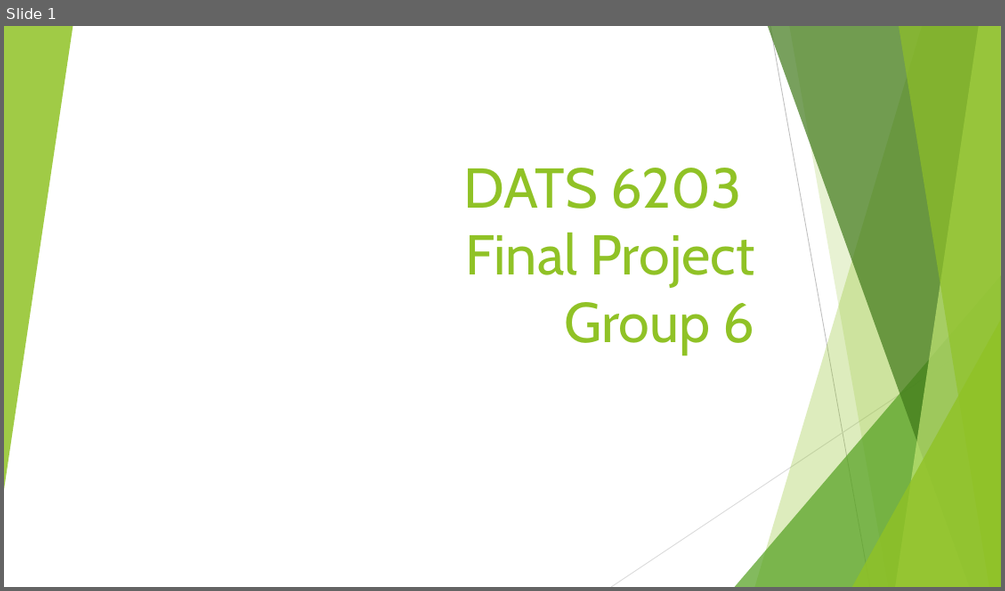
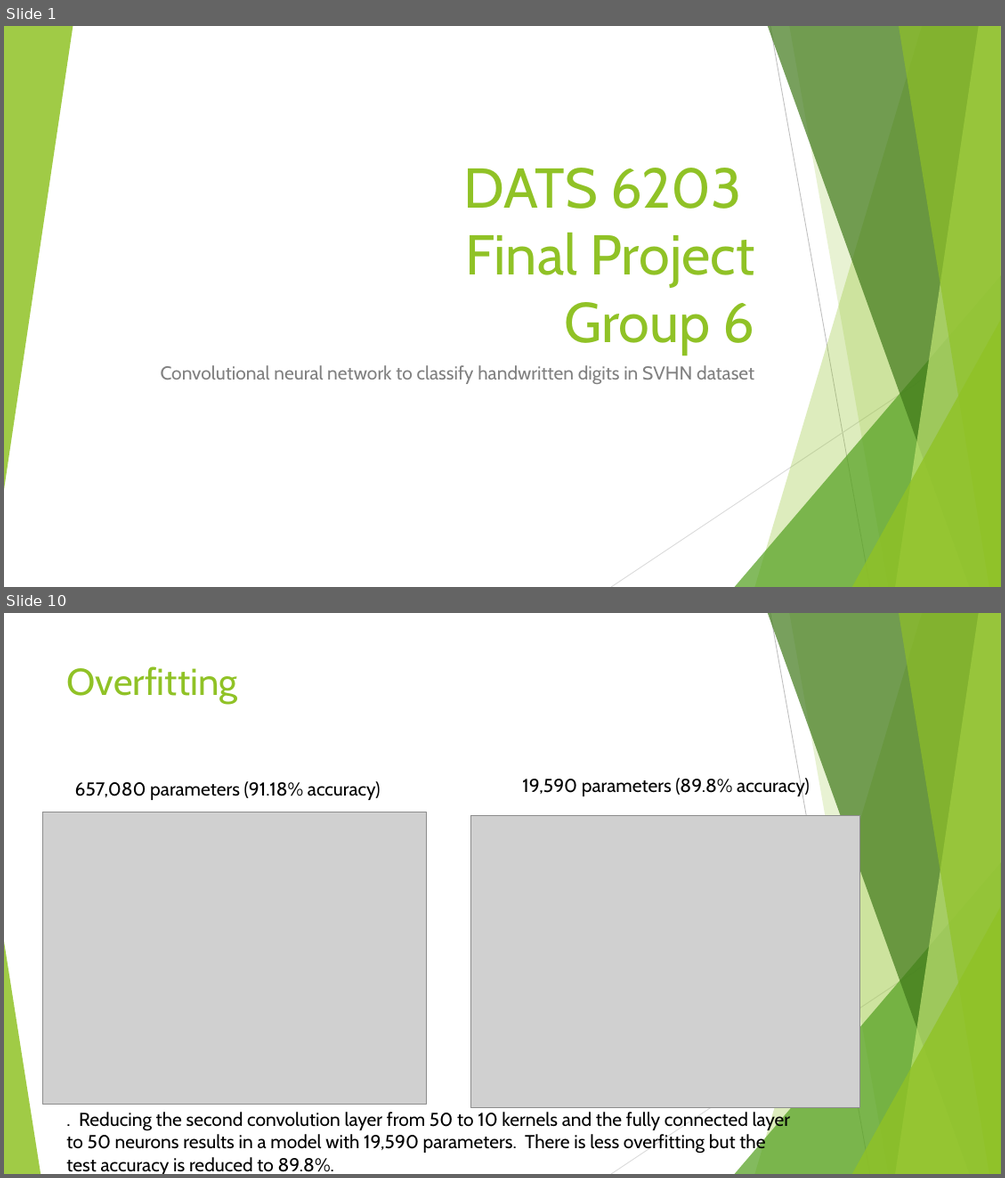
Before and after one commit to josephhaaga/Final-Project-Group6, a slide deck: Final-Group-Presentation/final group presentation.pptx. Shown one above the other, each under a label of ours: slide 1 before the commit, slides 1 and 10 after it; the slides between them are not shown. The pictures are 1005x591 and 1005x1178 pixels, drawn with LibreOffice and Linux fonts; fonts in the diff are those of the drawing; grey boxes stand for pictures. Boxes give left, top, right and bottom in pixels: in the first picture for what was removed or moved away, otherwise in the second. Text is boxed around its words. In the diff, an @@ line names an element or a change of style, - is before the commit and + after.

```diff
--- a/Final-Group-Presentation/final group presentation.pptx
+++ b/Final-Group-Presentation/final group presentation.pptx
@@ slide 10 added at [4, 613, 1001, 1174], background #FFFFFF; not listed: 9 template elements that a slide beside it also shows @@
@@ title added at [67, 666, 238, 704], 36 pt, text #90C226 @@
+Overfitting
@@ text added at [75, 781, 380, 800], 18 pt, text #000000 @@
+657,080 parameters (91.18% accuracy)
@@ text added at [522, 776, 809, 797], 18 pt, text #000000 @@
+19,590 parameters (89.8% accuracy)
@@ picture added at [43, 811, 427, 1103] @@
@@ picture added at [470, 816, 860, 1107] @@
@@ triangle added at [4, 941, 40, 1174], fill #90C226 at 85% opacity @@
@@ text added at [66, 1110, 790, 1174], 18 pt, text #000000 @@
+. Reducing the second convolution layer from 50 to 10 kernels and the fully connected layer to 50 neurons results in a model with 19,590 parameters. There is less overfitting but the test accuracy is reduced to 89.8%.
@@ slide 1 changed as well @@
@@ subtitle added at [161, 365, 754, 384], 18 pt, text #808080 @@
+Convolutional neural network to classify handwritten digits in SVHN dataset
```
Also in this commit, not shown: 4 other slides changed, 8 other slides added, 2 slides removed, 1 other file.
